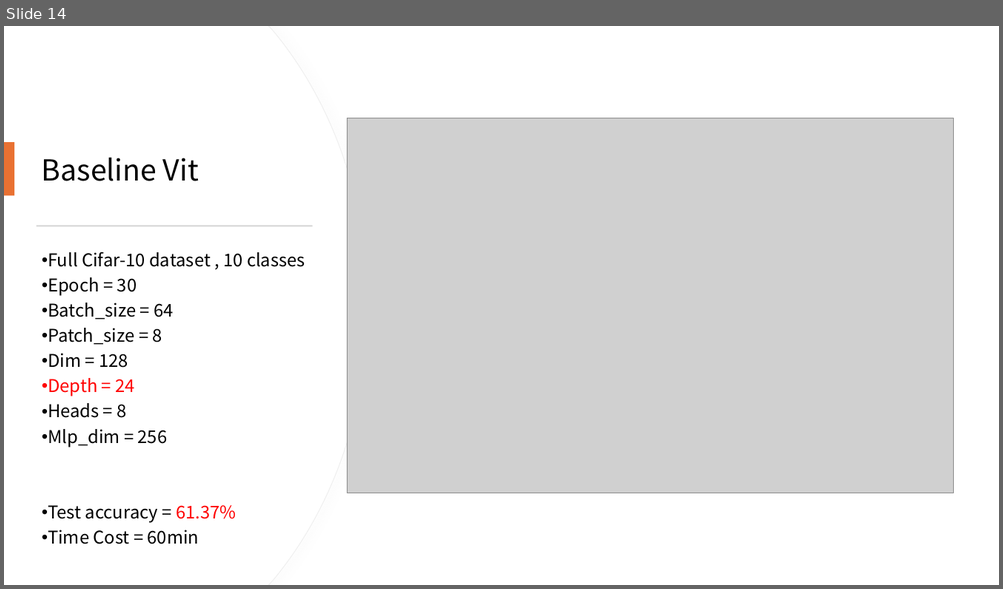
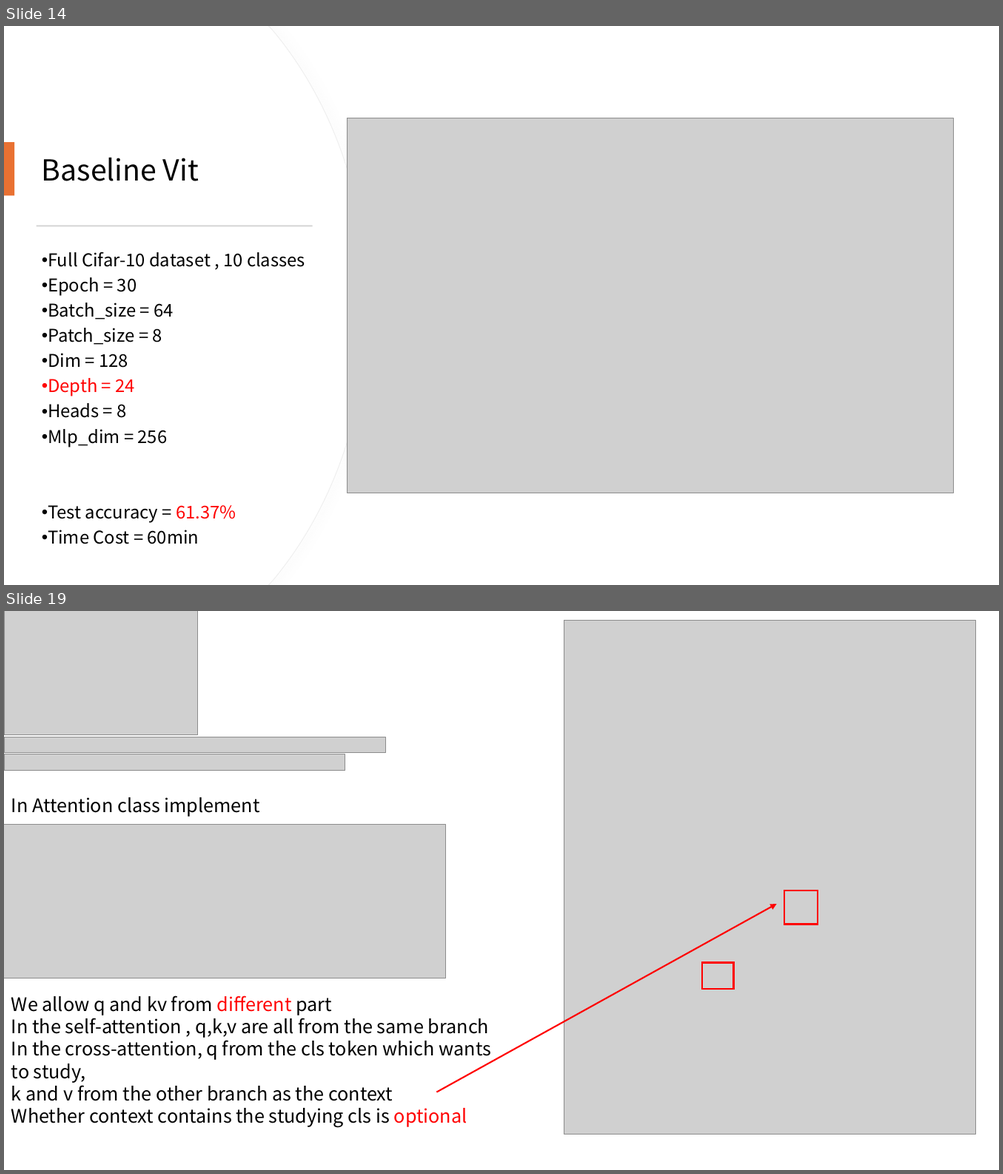
Before and after one commit to 410oldfish/Adv-CV, a slide deck: A1/Report/Vit.pptx. Shown one above the other, each under a label of ours: slide 14 before the commit, slides 14 and 19 after it; the slides between them are not shown. The pictures are 1003x589 and 1003x1174 pixels, drawn with LibreOffice and Linux fonts; fonts in the diff are those of the drawing; grey boxes stand for pictures. Boxes give left, top, right and bottom in pixels: in the first picture for what was removed or moved away, otherwise in the second. Text is boxed around its words. In the diff, an @@ line names an element or a change of style, - is before the commit and + after.

```diff
--- a/A1/Report/Vit.pptx
+++ b/A1/Report/Vit.pptx
@@ slide 19 added at (4,611,999,1170), background #FFFFFF @@
@@ picture added at (4,611,197,735) @@
@@ picture added at (563,620,976,1135) @@
@@ picture added at (4,737,386,753) @@
@@ picture added at (4,755,345,771) @@
@@ text added at (11,797,260,817), 18 pt, text #000000 @@
+In Attention class implement
@@ picture added at (4,824,446,978) @@
@@ rectangle added at (784,891,817,924), outline #FF0000 1.5 pt @@
@@ arrow added from (437, 1092) to (777, 904), #FF0000 1.5 pt @@
@@ rectangle added at (702,963,733,989), outline #FF0000 1.5 pt @@
@@ text added at (11,996,492,1128), 18 pt, text #000000 @@
+We allow q and kv from different part
+In the self-attention , q,k,v are all from the same branch
+In the cross-attention, q from the cls token which wants to study,
+k and v from the other branch as the context
+Whether context contains the studying cls is optional
```
Also in this commit, not shown: 1 slide changed, 6 other slides added.
